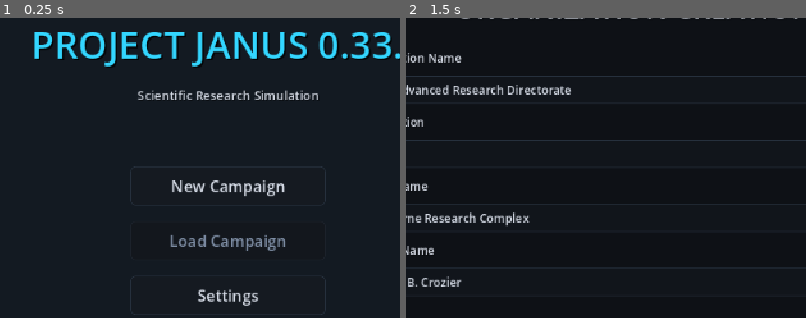
Above: before the commit, frames 1-2 (left to right).
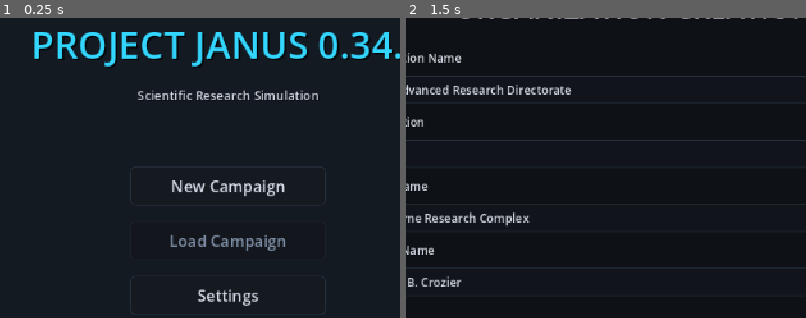
Above: after the commit, the same moments.

Repository: lutecian/project-janus
Game: Godot game, scene res://scenes/main/main_menu.tscn
The game is run twice, just before and just after one commit, with the same random seed, the same clock (stepped at 60 frames per second) and the same inputs.
Inputs:
- Up to frame 1 (0.25 s): no input
- Up to frame 2 (1.5 s): click "New Campaign" at 0.5 s; click "Normal" at 1.25 s
The pictures show only the part of the screen within x 22-72%, y 0-50%; the shares and areas given below are measured in that part.

The runs differ from the first frame. In frame 1, 0.3% of the frame differs, in the area x 93-98%, y 4-14%; in frame 2, nothing differs.

Commit message:
JANUS 0.34 thin-playstyle verdicts
- expert-systems 0/3 (wall holds), hard-skilled 4/4 with funded ops
- Probe-only changes; suites 28/28 unchanged

Diff:
--- a/scripts/autoload/game_state.gd
+++ b/scripts/autoload/game_state.gd
@@ -1,6 +1,6 @@
 extends Node
 
-const GAME_VERSION := "0.33.0"
+const GAME_VERSION := "0.34.0"
 const ObservationSimulator = preload("res://scripts/simulation/observation_simulator.gd")
 
 var campaign_id: String = ""
--- a/tests/balance_probe.gd
+++ b/tests/balance_probe.gd
@@ -39,6 +39,8 @@
 	_probe_recovery("rec-saboteur", 4243, true)
 	_probe("expert-pure", "expert", 300, false, false, false)
 	_probe("expert-systems", "expert", 300, true, true, true)
+	_probe("expert-systems-b", "expert", 301, true, true, true)
+	_probe("expert-systems-c", "expert", 302, true, true, true)
 	_probe("expert-thrifty", "expert", 300, true, false, true)
 	_probe_domination("domination-hard", "hard", 400)
 	_probe_domination("domination-normal", "normal", 401)
@@ -46,6 +48,8 @@
 	_probe_recovery_other("rec-bermant", 4244)
 	_probe_skilled("hard-skilled", "hard", 200)
 	_probe_skilled("hard-skilled-b", "hard", 777)
+	_probe_skilled("hard-skilled-c", "hard", 555)
+	_probe_skilled("hard-skilled-d", "hard", 3141)
 	_probe_signature("normal-signature", "normal", 4321)
 	_probe_signature("hard-signature", "hard", 4322)
 
@@ -173,11 +177,13 @@
 		if GameState.owned_companies.size() > buys:
 			buys = GameState.owned_companies.size()
 		var helios_active: bool = GameState.get_rival_market("RIV_HELIOS") > 0.0
-		if helios_active and GameState.esp_risk < 30.0:
+		# Sane-player ops: only run operations with a $4000 buffer behind them.
+		var op_budget: bool = int(GameState.budget.get("funds", 0)) > 4000
+		if helios_active and op_budget and GameState.esp_risk < 30.0:
 			var ex: Dictionary = GameState.perform_espionage_op("OP_EXPOSE", "RIV_HELIOS")
 			if ex.get("ok", false):
 				ops += 1
-		elif helios_active and GameState.esp_risk < 50.0:
+		elif helios_active and op_budget and GameState.esp_risk < 50.0:
 			var sb: Dictionary = GameState.perform_espionage_op("OP_SABOTAGE", "RIV_HELIOS")
 			if sb.get("ok", false):
 				ops += 1
Not shown, changed: CHANGELOG.md
